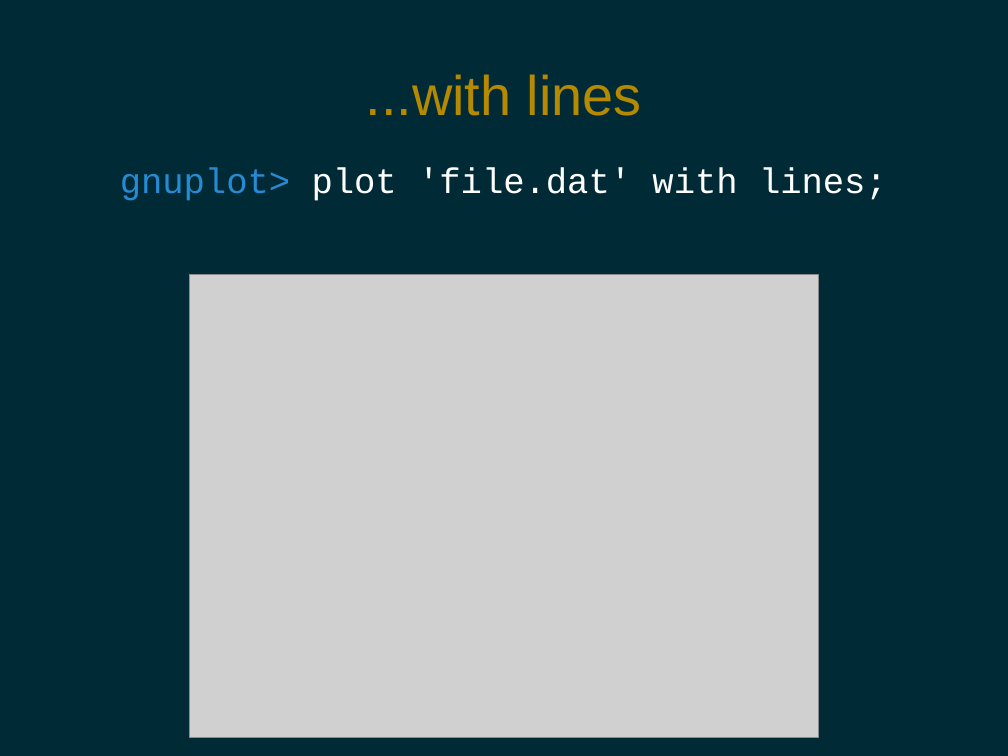
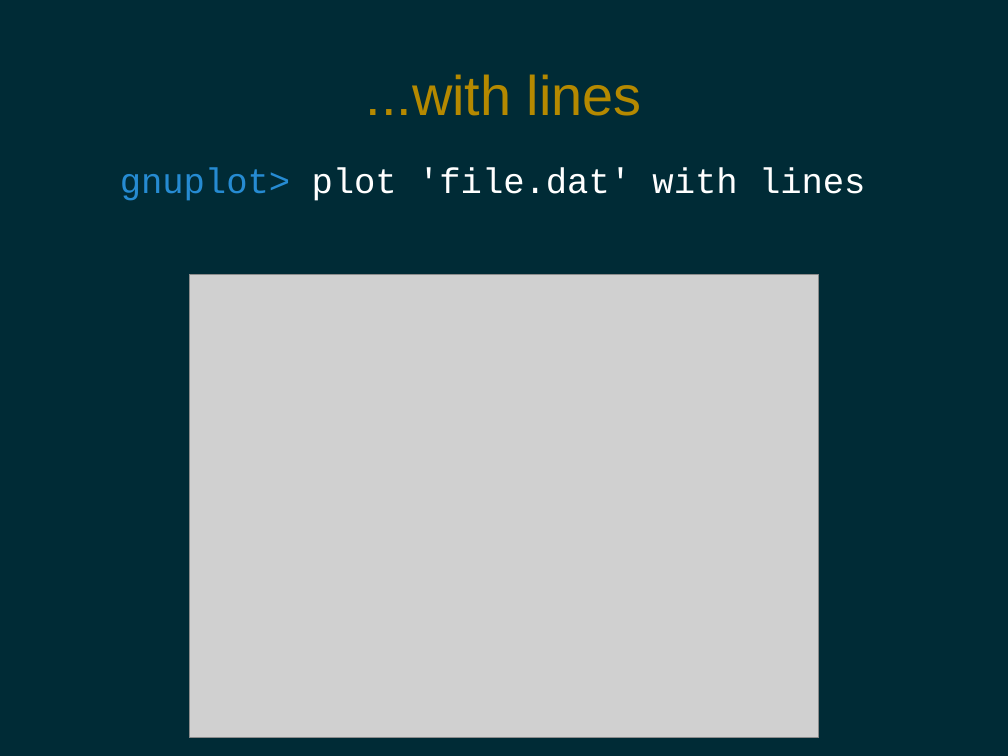
Before and after one commit to pdg137/gnuplot-pres, a slide deck: slide 10 of gnuplot.odp. Drawn at 1008x756 pixels with LibreOffice and Linux fonts; fonts in the diff are those of the drawing; grey boxes stand for pictures. Boxes give left, top, right and bottom in pixels: in the first picture for what was removed or moved away, otherwise in the second. Text is boxed around its words. In the diff, an @@ line names an element or a change of style, - is before the commit and + after.

```diff
--- a/gnuplot.odp
+++ b/gnuplot.odp
@@ text at (120, 168, 866, 201): text changed @@
-gnuplot> plot 'file.dat' with lines;
+gnuplot> plot 'file.dat' with lines
```
Also in this commit, not shown: 8 other slides changed, 2 slides added.
